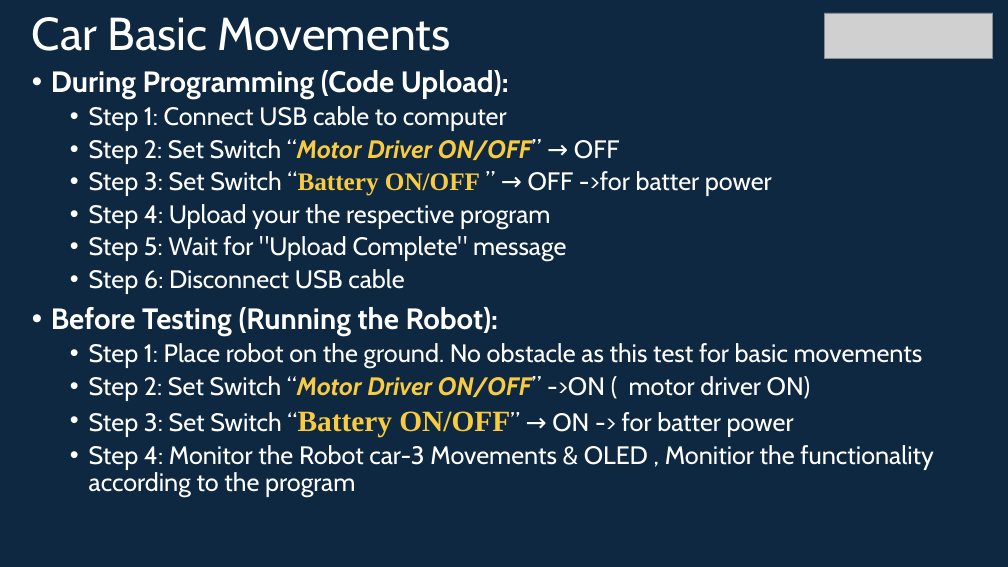
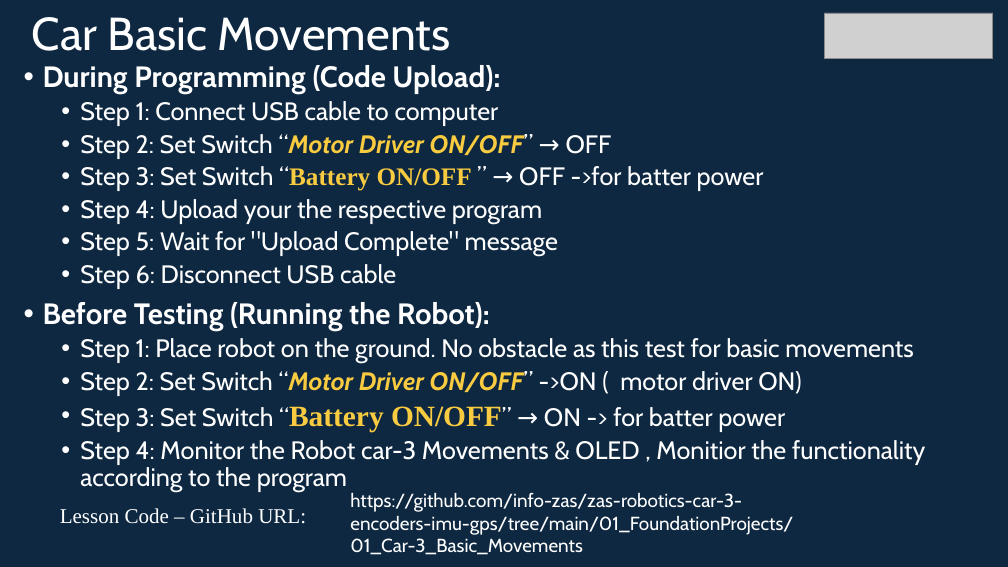
Before and after one commit to info-zas/zas-robotics-car-3-encoders-imu-gps, a slide deck: slide 16 of 01_FoundationProjects/01_Car-3_Basic_Movements/01_Car-3_Basic_Movements.pptx. Drawn at 1008x567 pixels with LibreOffice and Linux fonts; fonts in the diff are those of the drawing; grey boxes stand for pictures. Boxes give left, top, right and bottom in pixels: in the first picture for what was removed or moved away, otherwise in the second. Text is boxed around its words. In the diff, an @@ line names an element or a change of style, - is before the commit and + after.

Commit message:
GitHub code link Added Car-3 foundation projects: encoders, distance, GPS, MPU6050 calibration, trajectories

```diff
--- a/01_FoundationProjects/01_Car-3_Basic_Movements/01_Car-3_Basic_Movements.pptx
+++ b/01_FoundationProjects/01_Car-3_Basic_Movements/01_Car-3_Basic_Movements.pptx
@@ text "During Programming (Code Upload):": place and size @@
-text "During Programming (Code Upload):" at (51,70,933,497)
+text "During Programming (Code Upload):" at (43,65,925,493)
@@ text added at (60,508,306,524), 20 pt, text #FFFFFF @@
+Lesson Code – GitHub URL:
@@ text added at (350,493,793,555), 18 pt, text #FFFFFF @@
+https://github.com/info-zas/zas-robotics-car-3-encoders-imu-gps/tree/main/01_FoundationProjects/01_Car-3_Basic_Movements
```
Also in this commit, not shown: 2 other slides changed, 6 other files.
